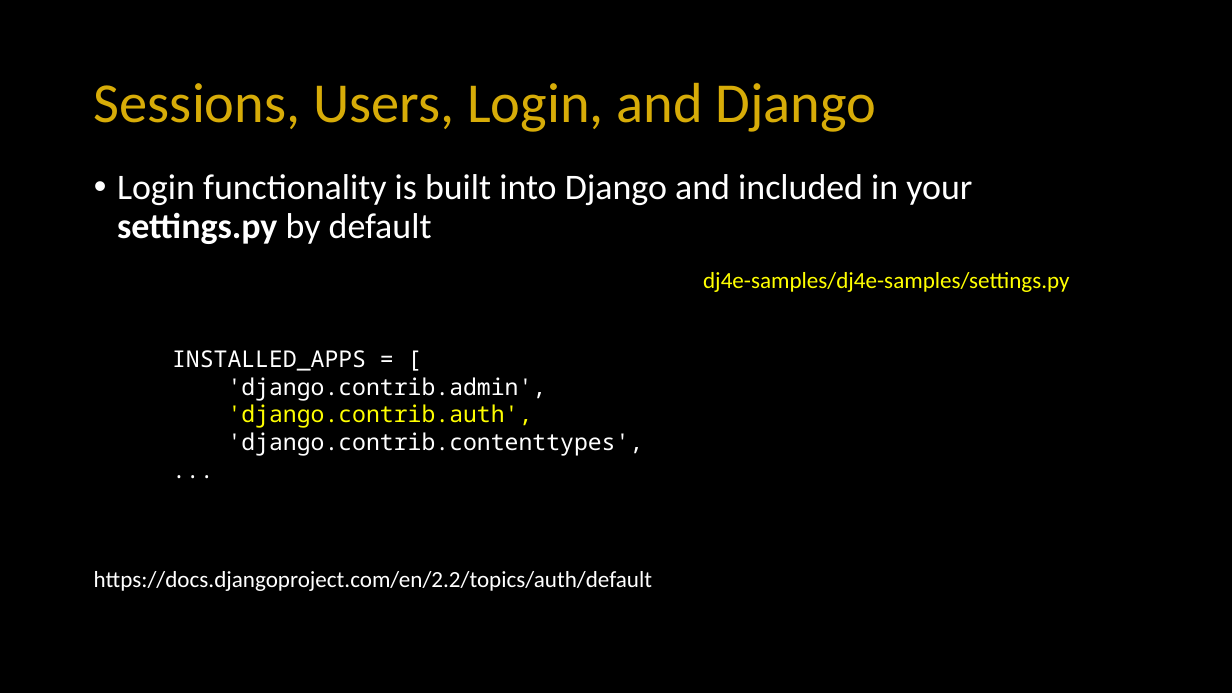
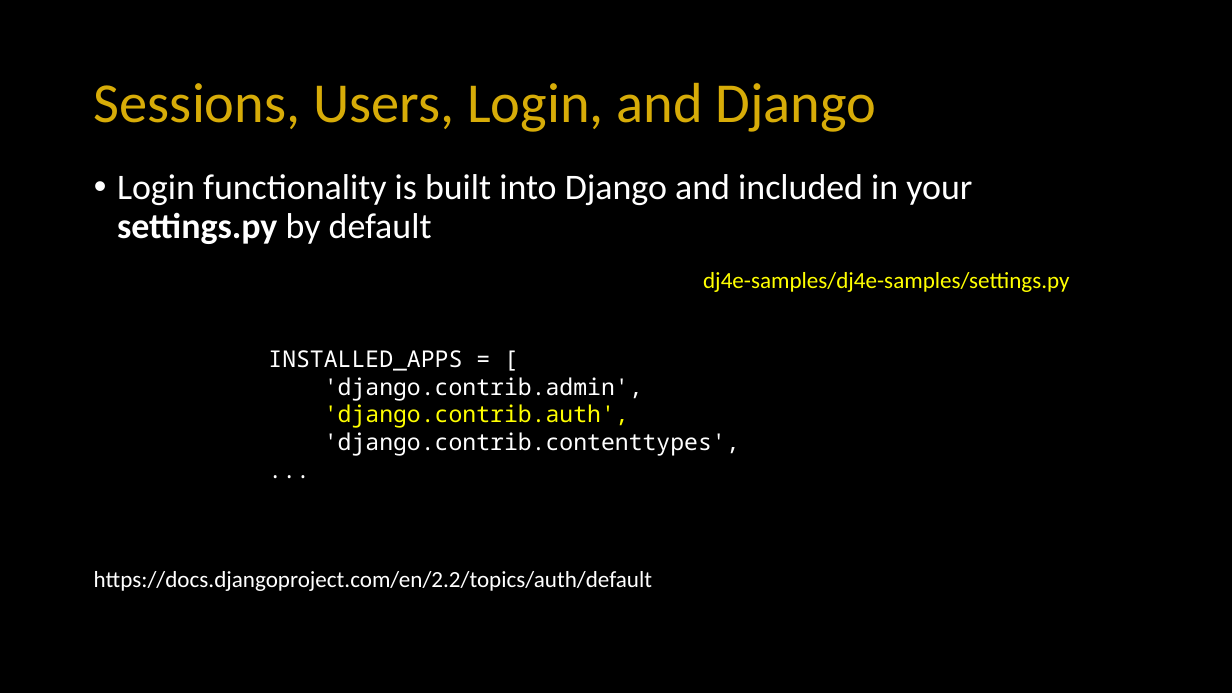
Before and after one commit to csev/dj4e, a slide deck: slide 8 of lectures/DJ-08-Login.pptx. Drawn at 1232x693 pixels with LibreOffice and Linux fonts; fonts in the diff are those of the drawing. Boxes give left, top, right and bottom in pixels: in the first picture for what was removed or moved away, otherwise in the second. Text is boxed around its words. In the diff, an @@ line names an element or a change of style, - is before the commit and + after.

Commit message:
MVP Login lecture

```diff
--- a/lectures/DJ-08-Login.pptx
+++ b/lectures/DJ-08-Login.pptx
@@ text "INSTALLED_APPS = [" moved from (x1=172, y1=350, x2=644, y2=456) to (x1=268, y1=350, x2=740, y2=456) @@
```
Also in this commit, not shown: 5 other slides changed, 10 slides added, 2 slides removed, 2 other files.
